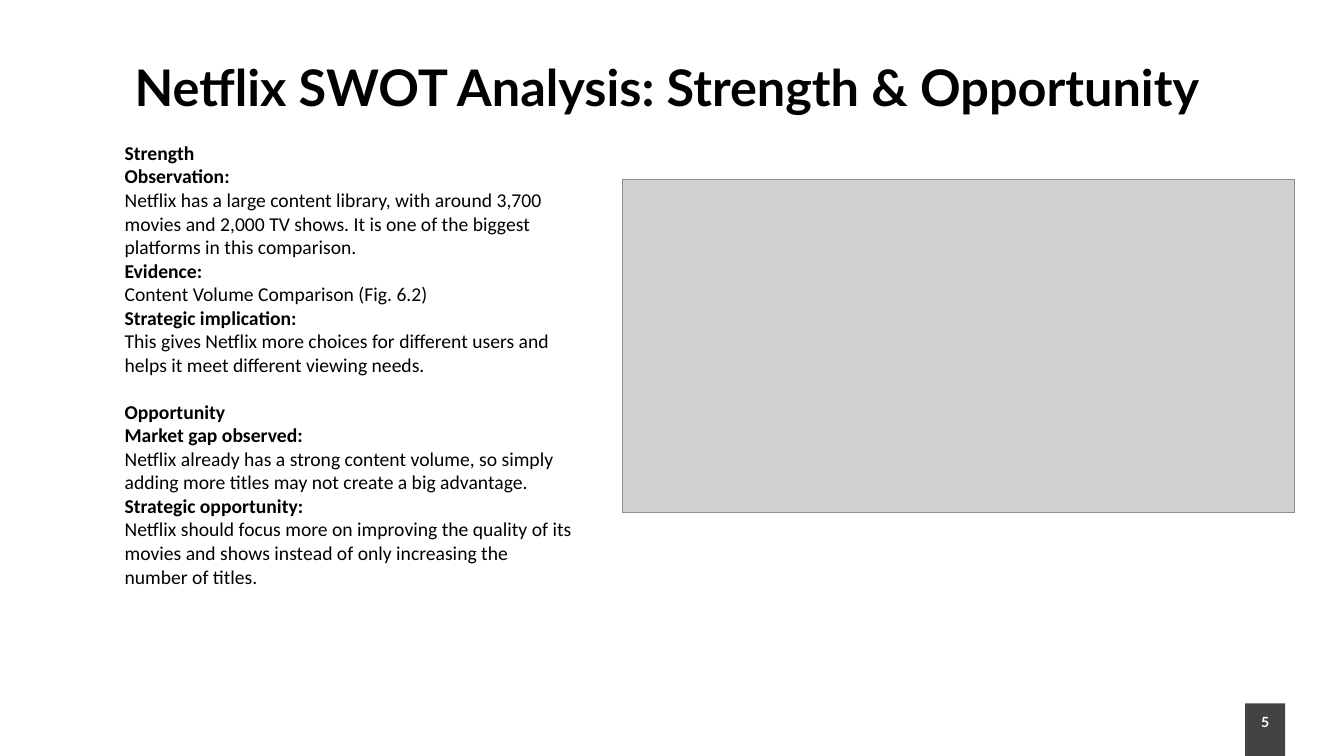
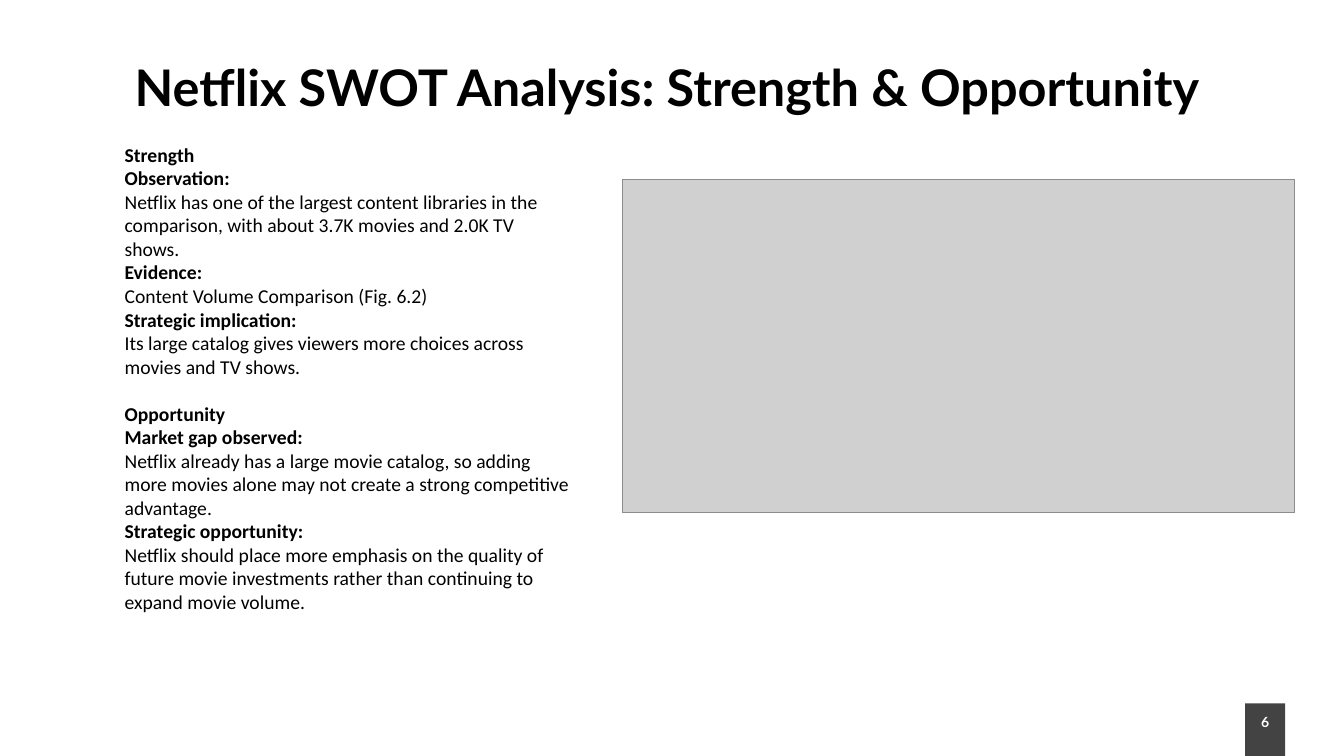
Before and after one commit to irgengu-ai/streaming-bi-svod, a slide deck: slide 6 of presentation/Netflix_Strategy_Analysis.pptx (slide 5 before the commit). Drawn at 1344x756 pixels with LibreOffice and Linux fonts; fonts in the diff are those of the drawing; grey boxes stand for pictures; background and template pictures are left out. Boxes give left, top, right and bottom in pixels: in the first picture for what was removed or moved away, otherwise in the second. Text is boxed around its words. In the diff, an @@ line names an element or a change of style, - is before the commit and + after.

```diff
--- a/presentation/Netflix_Strategy_Analysis.pptx
+++ b/presentation/Netflix_Strategy_Analysis.pptx
@@ text at [125,171,538,256]: text changed @@
-Observation:
-Netflix has a large content library, with around 3,700 movies and 2,000 TV shows. It is one of the biggest platforms in this comparison.
+Observation:
+Netflix has one of the largest content libraries in the comparison, with about 3.7K movies and 2.0K TV shows.
@@ text at [125,313,524,374]: text changed @@
-Strategic implication:
-This gives Netflix more choices for different users and helps it meet different viewing needs.
+Strategic implication:
+Its large catalog gives viewers more choices across movies and TV shows.
@@ text at [125,430,568,612]: text changed @@
-Market gap observed:
-Netflix already has a strong content volume, so simply adding more titles may not create a big advantage.
-Strategic opportunity:
-Netflix should focus more on improving the quality of its movies and shows instead of only increasing the number of titles.
+Market gap observed:
+Netflix already has a large movie catalog, so adding more movies alone may not create a strong competitive advantage.
+Strategic opportunity:
+Netflix should place more emphasis on the quality of future movie investments rather than continuing to expand movie volume.
@@ page number at [1261,717,1269,727]: text changed @@
-5
+6
```
Also in this commit, not shown: 5 other slides changed, 2 slides added, 1 slide removed.
